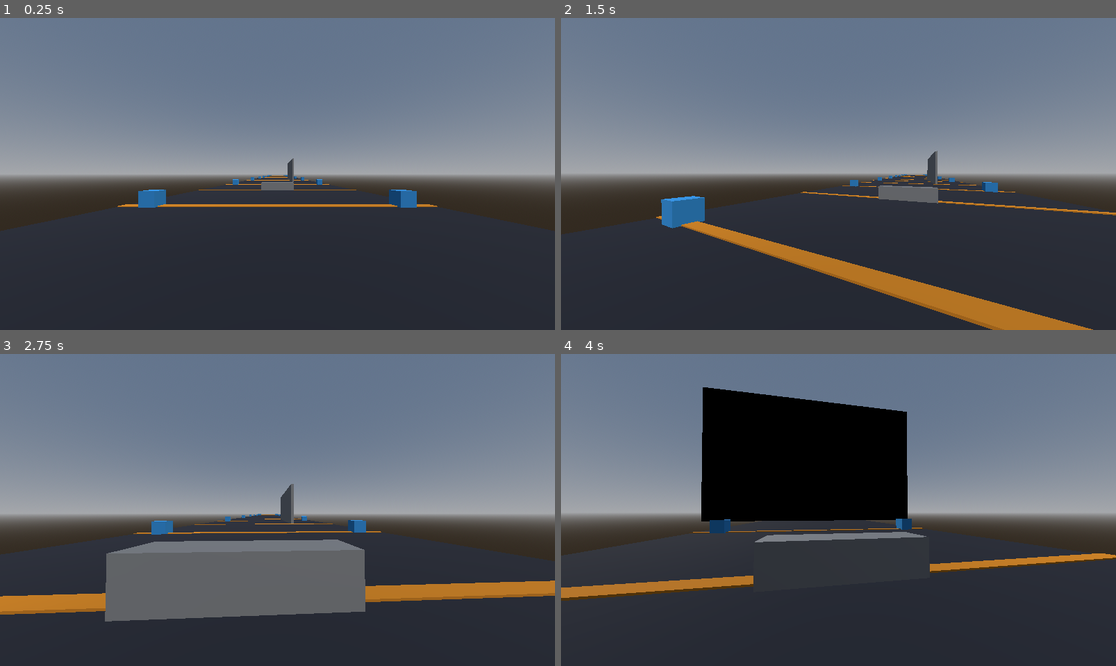
Above: before the commit, frames 1-4 (two rows, left to right).
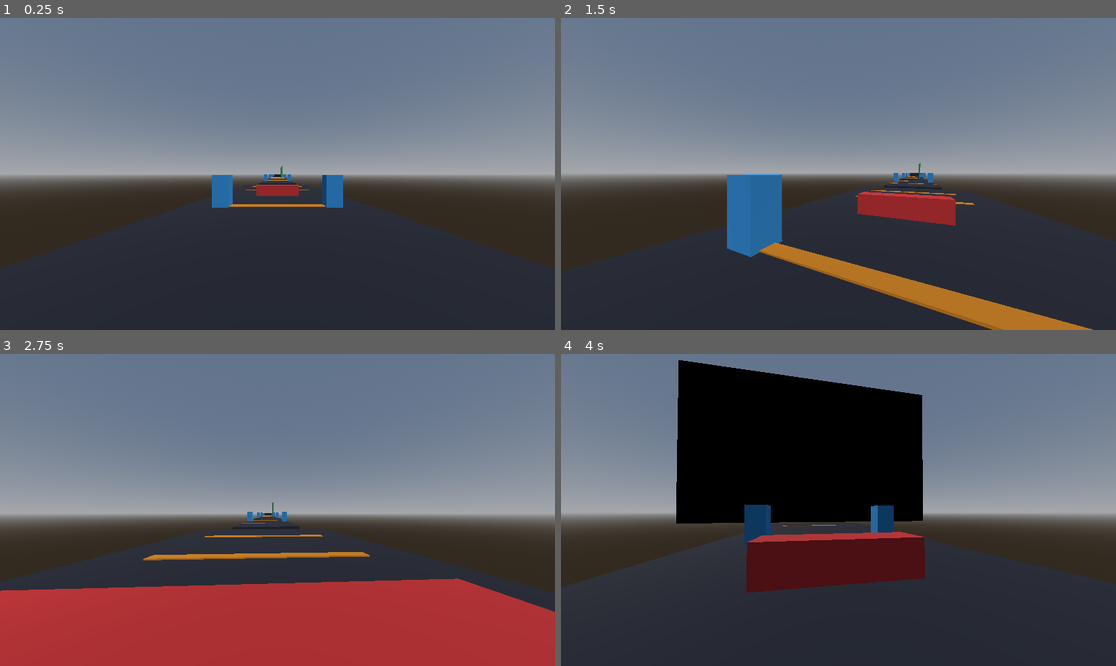
Above: after the commit, the same moments.

Repository: Crawford-Young/what-is-dark
Game: Godot game, scene res://scenes/slice.tscn
Same seed, same stepped clock (60 frames per second), same inputs: the game is played once before the commit and once after it.
Inputs (mouse positions are in pixels of both pictures, inside the frame that each line leads up to):
- Up to frame 1 (0.25 s): no input
- Up to frame 2 (1.5 s): tap Enter at 0.5 s; move the mouse to (866, 174) at 0.52 s; hold Q (glance) 0.53-1.28 s; hold W (move_forward) from 0.53 s (still down); click (866, 174) at 0.67 s; tap Space (jump) at 0.77 s; move the mouse to (810, 174) at 1.27 s; tap Shift at 1.35 s
- Up to frame 3 (2.75 s): keep holding W (move_forward); tap Space (jump) at 1.52 s; move the mouse to (288, 503) at 2.02 s; tap Alt at 2.1 s
- Up to frame 4 (4 s): keep holding W (move_forward); move the mouse to (832, 516) at 2.77 s; tap Ctrl at 2.85 s; click (832, 516) at 2.92 s; tap Space (jump) at 3.02, 3.77 s; move the mouse to (877, 513) at 3.52 s; hold Q (glance) from 3.53 s (still down)

The runs differ from the first frame. In frame 1, 4.4% of the frame differs, in the area x 0-100%, y 44-80%; in frame 2, 7.4%; in frame 3, 35%, in the area x 0-100%, y 41-100%; in frame 4, 17%.

Commit message:
feat: vertical slice course greybox — 200m run of platforms, gaps, walls
Co-Authored-By: Claude Fable 5 <noreply@anthropic.com>

Diff:
--- a/scenes/slice.tscn
+++ b/scenes/slice.tscn
@@ -1,33 +1,24 @@
-[gd_scene load_steps=20 format=3]
+[gd_scene load_steps=36 format=3]
 
 [ext_resource type="PackedScene" path="res://scenes/player.tscn" id="1"]
 [ext_resource type="Script" path="res://scripts/slice.gd" id="2"]
 [ext_resource type="PackedScene" path="res://scenes/void_wall.tscn" id="3"]
 [ext_resource type="Script" path="res://scripts/swallow_director.gd" id="4"]
 
-[sub_resource type="BoxShape3D" id="ground_shape"]
-size = Vector3(20, 1, 220)
-
-[sub_resource type="StandardMaterial3D" id="ground_mat"]
+[sub_resource type="StandardMaterial3D" id="floor_mat"]
 albedo_color = Color(0.15, 0.16, 0.2, 1)
-
-[sub_resource type="BoxMesh" id="ground_mesh"]
-material = SubResource("ground_mat")
-size = Vector3(20, 1, 220)
 
 [sub_resource type="StandardMaterial3D" id="stripe_mat"]
 albedo_color = Color(0.9, 0.55, 0.1, 1)
 
-[sub_resource type="BoxMesh" id="stripe_mesh"]
-material = SubResource("stripe_mat")
-size = Vector3(20, 0.05, 0.5)
-
-[sub_resource type="StandardMaterial3D" id="cube_mat"]
+[sub_resource type="StandardMaterial3D" id="pillar_mat"]
 albedo_color = Color(0.2, 0.6, 0.9, 1)
 
-[sub_resource type="BoxMesh" id="cube_mesh"]
-material = SubResource("cube_mat")
-size = Vector3(1, 1, 1)
+[sub_resource type="StandardMaterial3D" id="vault_mat"]
+albedo_color = Color(0.85, 0.2, 0.2, 1)
+
+[sub_resource type="StandardMaterial3D" id="wall_mat"]
+albedo_color = Color(0.3, 0.75, 0.4, 1)
 
 [sub_resource type="ProceduralSkyMaterial" id="sky_mat"]
 
@@ -38,17 +29,83 @@
 background_mode = 2
 sky = SubResource("sky")
 
-[sub_resource type="BoxShape3D" id="vault_shape"]
+[sub_resource type="BoxShape3D" id="shape_p1"]
+size = Vector3(12, 1, 35)
+
+[sub_resource type="BoxMesh" id="mesh_p1"]
+material = SubResource("floor_mat")
+size = Vector3(12, 1, 35)
+
+[sub_resource type="BoxShape3D" id="shape_p2"]
+size = Vector3(8, 1, 26)
+
+[sub_resource type="BoxMesh" id="mesh_p2"]
+material = SubResource("floor_mat")
+size = Vector3(8, 1, 26)
+
+[sub_resource type="BoxShape3D" id="shape_p3"]
+size = Vector3(8, 1, 20)
+
+[sub_resource type="BoxMesh" id="mesh_p3"]
+material = SubResource("floor_mat")
+size = Vector3(8, 1, 20)
+
+[sub_resource type="BoxShape3D" id="shape_p4"]
+size = Vector3(8, 1, 28)
+
+[sub_resource type="BoxMesh" id="mesh_p4"]
+material = SubResource("floor_mat")
+size = Vector3(8, 1, 28)
+
+[sub_resource type="BoxShape3D" id="shape_p5"]
+size = Vector3(8, 1, 24)
+
+[sub_resource type="BoxMesh" id="mesh_p5"]
+material = SubResource("floor_mat")
+size = Vector3(8, 1, 24)
+
+[sub_resource type="BoxShape3D" id="shape_p6"]
+size = Vector3(8, 1, 22)
+
+[sub_resource type="BoxMesh" id="mesh_p6"]
+material = SubResource("floor_mat")
+size = Vector3(8, 1, 22)
+
+[sub_resource type="BoxShape3D" id="shape_p7"]
+size = Vector3(10, 1, 40)
+
+[sub_resource type="BoxMesh" id="mesh_p7"]
+material = SubResource("floor_mat")
+size = Vector3(10, 1, 40)
+
+[sub_resource type="BoxShape3D" id="shape_s"]
+size = Vector3(6, 1, 8)
+
+[sub_resource type="BoxMesh" id="mesh_s"]
+material = SubResource("floor_mat")
+size = Vector3(6, 1, 8)
+
+[sub_resource type="BoxShape3D" id="shape_v"]
 size = Vector3(4, 1, 1)
 
-[sub_resource type="BoxMesh" id="vault_mesh"]
+[sub_resource type="BoxMesh" id="mesh_v"]
+material = SubResource("vault_mat")
 size = Vector3(4, 1, 1)
 
-[sub_resource type="BoxShape3D" id="wall_shape"]
-size = Vector3(0.4, 6, 20)
-
-[sub_resource type="BoxMesh" id="wall_mesh"]
-size = Vector3(0.4, 6, 20)
+[sub_resource type="BoxShape3D" id="shape_w"]
+size = Vector3(0.4, 6, 16)
+
+[sub_resource type="BoxMesh" id="mesh_w"]
+material = SubResource("wall_mat")
+size = Vector3(0.4, 6, 16)
+
+[sub_resource type="BoxMesh" id="mesh_stripe"]
+material = SubResource("stripe_mat")
+size = Vector3(8, 0.05, 0.5)
+
+[sub_resource type="BoxMesh" id="mesh_pillar"]
+material = SubResource("pillar_mat")
+size = Vector3(1, 2, 1)
 
 [sub_resource type="Curve3D" id="course_curve"]
 _data = {
@@ -68,192 +125,245 @@
 transform = Transform3D(0.7, -0.5, 0.5, 0, 0.7, 0.7, -0.7, -0.5, 0.5, 0, 10, 0)
 light_energy = 0.6
 
-[node name="Ground" type="StaticBody3D" parent="."]
-transform = Transform3D(1, 0, 0, 0, 1, 0, 0, 0, 1, 0, -0.5, -100)
-
-[node name="GroundCol" type="CollisionShape3D" parent="Ground"]
-shape = SubResource("ground_shape")
-
-[node name="GroundMesh" type="MeshInstance3D" parent="Ground"]
-mesh = SubResource("ground_mesh")
+[node name="P1" type="StaticBody3D" parent="."]
+transform = Transform3D(1, 0, 0, 0, 1, 0, 0, 0, 1, 0, -0.5, -12.5)
+
+[node name="Col" type="CollisionShape3D" parent="P1"]
+shape = SubResource("shape_p1")
+
+[node name="Mesh" type="MeshInstance3D" parent="P1"]
+mesh = SubResource("mesh_p1")
+
+[node name="P2" type="StaticBody3D" parent="."]
+transform = Transform3D(1, 0, 0, 0, 1, 0, 0, 0, 1, 0, -0.5, -46)
+
+[node name="Col" type="CollisionShape3D" parent="P2"]
+shape = SubResource("shape_p2")
+
+[node name="Mesh" type="MeshInstance3D" parent="P2"]
+mesh = SubResource("mesh_p2")
+
+[node name="P3" type="StaticBody3D" parent="."]
+transform = Transform3D(1, 0, 0, 0, 1, 0, 0, 0, 1, 0, -0.5, -72)
+
+[node name="Col" type="CollisionShape3D" parent="P3"]
+shape = SubResource("shape_p3")
+
+[node name="Mesh" type="MeshInstance3D" parent="P3"]
+mesh = SubResource("mesh_p3")
+
+[node name="P4" type="StaticBody3D" parent="."]
+transform = Transform3D(1, 0, 0, 0, 1, 0, 0, 0, 1, 0, -0.5, -99)
+
+[node name="Col" type="CollisionShape3D" parent="P4"]
+shape = SubResource("shape_p4")
+
+[node name="Mesh" type="MeshInstance3D" parent="P4"]
+mesh = SubResource("mesh_p4")
+
+[node name="P5" type="StaticBody3D" parent="."]
+transform = Transform3D(1, 0, 0, 0, 1, 0, 0, 0, 1, 0, -0.5, -128)
+
+[node name="Col" type="CollisionShape3D" parent="P5"]
+shape = SubResource("shape_p5")
+
+[node name="Mesh" type="MeshInstance3D" parent="P5"]
+mesh = SubResource("mesh_p5")
+
+[node name="S1" type="StaticBody3D" parent="."]
+transform = Transform3D(1, 0, 0, 0, 1, 0, 0, 0, 1, 0, 0.5, -146)
+
+[node name="Col" type="CollisionShape3D" parent="S1"]
+shape = SubResource("shape_s")
+
+[node name="Mesh" type="MeshInstance3D" parent="S1"]
+mesh = SubResource("mesh_s")
+
+[node name="S2" type="StaticBody3D" parent="."]
+transform = Transform3D(1, 0, 0, 0, 1, 0, 0, 0, 1, 0, 1.5, -152)
+
+[node name="Col" type="CollisionShape3D" parent="S2"]
+shape = SubResource("shape_s")
+
+[node name="Mesh" type="MeshInstance3D" parent="S2"]
+mesh = SubResource("mesh_s")
+
+[node name="P6" type="StaticBody3D" parent="."]
+transform = Transform3D(1, 0, 0, 0, 1, 0, 0, 0, 1, 0, -0.5, -162)
+
+[node name="Col" type="CollisionShape3D" parent="P6"]
+shape = SubResource("shape_p6")
+
+[node name="Mesh" type="MeshInstance3D" parent="P6"]
+mesh = SubResource("mesh_p6")
+
+[node name="P7" type="StaticBody3D" parent="."]
+transform = Transform3D(1, 0, 0, 0, 1, 0, 0, 0, 1, 0, -0.5, -193)
+
+[node name="Col" type="CollisionShape3D" parent="P7"]
+shape = SubResource("shape_p7")
+
+[node name="Mesh" type="MeshInstance3D" parent="P7"]
+mesh = SubResource("mesh_p7")
+
+[node name="VaultBox1" type="StaticBody3D" parent="."]
+transform = Transform3D(1, 0, 0, 0, 1, 0, 0, 0, 1, 0, 0.5, -15)
+
+[node name="Col" type="CollisionShape3D" parent="VaultBox1"]
+shape = SubResource("shape_v")
+
+[node name="Mesh" type="MeshInstance3D" parent="VaultBox1"]
+mesh = SubResource("mesh_v")
+
+[node name="VaultBox2" type="StaticBody3D" parent="."]
+transform = Transform3D(1, 0, 0, 0, 1, 0, 0, 0, 1, 0, 0.5, -180)
+
+[node name="Col" type="CollisionShape3D" parent="VaultBox2"]
+shape = SubResource("shape_v")
+
+[node name="Mesh" type="MeshInstance3D" parent="VaultBox2"]
+mesh = SubResource("mesh_v")
+
+[node name="Wall" type="StaticBody3D" parent="."]
+transform = Transform3D(1, 0, 0, 0, 1, 0, 0, 0, 1, 2.2, 3, -84)
+
+[node name="Col" type="CollisionShape3D" parent="Wall"]
+shape = SubResource("shape_w")
+
+[node name="Mesh" type="MeshInstance3D" parent="Wall"]
+mesh = SubResource("mesh_w")
 
 [node name="Stripes" type="Node3D" parent="."]
+
+[node name="Stripe_000" type="MeshInstance3D" parent="Stripes"]
+transform = Transform3D(1, 0, 0, 0, 1, 0, 0, 0, 1, 0, 0.03, 0)
+mesh = SubResource("mesh_stripe")
 
 [node name="Stripe_010" type="MeshInstance3D" parent="Stripes"]
 transform = Transform3D(1, 0, 0, 0, 1, 0, 0, 0, 1, 0, 0.03, -10)
-mesh = SubResource("stripe_mesh")
+mesh = SubResource("mesh_stripe")
 
 [node name="Stripe_020" type="MeshInstance3D" parent="Stripes"]
 transform = Transform3D(1, 0, 0, 0, 1, 0, 0, 0, 1, 0, 0.03, -20)
-mesh = SubResource("stripe_mesh")
-
-[node name="Stripe_030" type="MeshInstance3D" parent="Stripes"]
-transform = Transform3D(1, 0, 0, 0, 1, 0, 0, 0, 1, 0, 0.03, -30)
-mesh = SubResource("stripe_mesh")
+mesh = SubResource("mesh_stripe")
+
+[node name="Stripe_025" type="MeshInstance3D" parent="Stripes"]
+transform = Transform3D(1, 0, 0, 0, 1, 0, 0, 0, 1, 0, 0.03, -25)
+mesh = SubResource("mesh_stripe")
 
 [node name="Stripe_040" type="MeshInstance3D" parent="Stripes"]
 transform = Transform3D(1, 0, 0, 0, 1, 0, 0, 0, 1, 0, 0.03, -40)
-mesh = SubResource("stripe_mesh")
+mesh = SubResource("mesh_stripe")
 
 [node name="Stripe_050" type="MeshInstance3D" parent="Stripes"]
 transform = Transform3D(1, 0, 0, 0, 1, 0, 0, 0, 1, 0, 0.03, -50)
-mesh = SubResource("stripe_mesh")
-
-[node name="Stripe_060" type="MeshInstance3D" parent="Stripes"]
-transform = Transform3D(1, 0, 0, 0, 1, 0, 0, 0, 1, 0, 0.03, -60)
-mesh = SubResource("stripe_mesh")
+mesh = SubResource("mesh_stripe")
 
 [node name="Stripe_070" type="MeshInstance3D" parent="Stripes"]
 transform = Transform3D(1, 0, 0, 0, 1, 0, 0, 0, 1, 0, 0.03, -70)
-mesh = SubResource("stripe_mesh")
+mesh = SubResource("mesh_stripe")
+
+[node name="Stripe_075" type="MeshInstance3D" parent="Stripes"]
+transform = Transform3D(1, 0, 0, 0, 1, 0, 0, 0, 1, 0, 0.03, -75)
+mesh = SubResource("mesh_stripe")
 
 [node name="Stripe_080" type="MeshInstance3D" parent="Stripes"]
 transform = Transform3D(1, 0, 0, 0, 1, 0, 0, 0, 1, 0, 0.03, -80)
-mesh = SubResource("stripe_mesh")
+mesh = SubResource("mesh_stripe")
 
 [node name="Stripe_090" type="MeshInstance3D" parent="Stripes"]
 transform = Transform3D(1, 0, 0, 0, 1, 0, 0, 0, 1, 0, 0.03, -90)
-mesh = SubResource("stripe_mesh")
+mesh = SubResource("mesh_stripe")
 
 [node name="Stripe_100" type="MeshInstance3D" parent="Stripes"]
 transform = Transform3D(1, 0, 0, 0, 1, 0, 0, 0, 1, 0, 0.03, -100)
-mesh = SubResource("stripe_mesh")
+mesh = SubResource("mesh_stripe")
 
 [node name="Stripe_110" type="MeshInstance3D" parent="Stripes"]
 transform = Transform3D(1, 0, 0, 0, 1, 0, 0, 0, 1, 0, 0.03, -110)
-mesh = SubResource("stripe_mesh")
+mesh = SubResource("mesh_stripe")
 
 [node name="Stripe_120" type="MeshInstance3D" parent="Stripes"]
 transform = Transform3D(1, 0, 0, 0, 1, 0, 0, 0, 1, 0, 0.03, -120)
-mesh = SubResource("stripe_mesh")
+mesh = SubResource("mesh_stripe")
 
 [node name="Stripe_130" type="MeshInstance3D" parent="Stripes"]
 transform = Transform3D(1, 0, 0, 0, 1, 0, 0, 0, 1, 0, 0.03, -130)
-mesh = SubResource("stripe_mesh")
-
-[node name="Stripe_140" type="MeshInstance3D" parent="Stripes"]
-transform = Transform3D(1, 0, 0, 0, 1, 0, 0, 0, 1, 0, 0.03, -140)
-mesh = SubResource("stripe_mesh")
-
-[node name="Stripe_150" type="MeshInstance3D" parent="Stripes"]
-transform = Transform3D(1, 0, 0, 0, 1, 0, 0, 0, 1, 0, 0.03, -150)
-mesh = SubResource("stripe_mesh")
+mesh = SubResource("mesh_stripe")
 
 [node name="Stripe_160" type="MeshInstance3D" parent="Stripes"]
 transform = Transform3D(1, 0, 0, 0, 1, 0, 0, 0, 1, 0, 0.03, -160)
-mesh = SubResource("stripe_mesh")
+mesh = SubResource("mesh_stripe")
 
 [node name="Stripe_170" type="MeshInstance3D" parent="Stripes"]
 transform = Transform3D(1, 0, 0, 0, 1, 0, 0, 0, 1, 0, 0.03, -170)
-mesh = SubResource("stripe_mesh")
+mesh = SubResource("mesh_stripe")
 
 [node name="Stripe_180" type="MeshInstance3D" parent="Stripes"]
 transform = Transform3D(1, 0, 0, 0, 1, 0, 0, 0, 1, 0, 0.03, -180)
-mesh = SubResource("stripe_mesh")
+mesh = SubResource("mesh_stripe")
 
 [node name="Stripe_190" type="MeshInstance3D" parent="Stripes"]
 transform = Transform3D(1, 0, 0, 0, 1, 0, 0, 0, 1, 0, 0.03, -190)
-mesh = SubResource("stripe_mesh")
-
-[node name="SideCubes" type="Node3D" parent="."]
-
-[node name="Cube_L_010" type="MeshInstance3D" parent="SideCubes"]
-transform = Transform3D(1, 0, 0, 0, 1, 0, 0, 0, 1, -8, 0.5, -10)
-mesh = SubResource("cube_mesh")
-
-[node name="Cube_R_010" type="MeshInstance3D" parent="SideCubes"]
-transform = Transform3D(1, 0, 0, 0, 1, 0, 0, 0, 1, 8, 0.5, -10)
-mesh = SubResource("cube_mesh")
-
-[node name="Cube_L_030" type="MeshInstance3D" parent="SideCubes"]
-transform = Transform3D(1, 0, 0, 0, 1, 0, 0, 0, 1, -8, 0.5, -30)
-mesh = SubResource("cube_mesh")
-
-[node name="Cube_R_030" type="MeshInstance3D" parent="SideCubes"]
-transform = Transform3D(1, 0, 0, 0, 1, 0, 0, 0, 1, 8, 0.5, -30)
-mesh = SubResource("cube_mesh")
-
-[node name="Cube_L_050" type="MeshInstance3D" parent="SideCubes"]
-transform = Transform3D(1, 0, 0, 0, 1, 0, 0, 0, 1, -8, 0.5, -50)
-mesh = SubResource("cube_mesh")
-
-[node name="Cube_R_050" type="MeshInstance3D" parent="SideCubes"]
-transform = Transform3D(1, 0, 0, 0, 1, 0, 0, 0, 1, 8, 0.5, -50)
-mesh = SubResource("cube_mesh")
-
-[node name="Cube_L_070" type="MeshInstance3D" parent="SideCubes"]
-transform = Transform3D(1, 0, 0, 0, 1, 0, 0, 0, 1, -8, 0.5, -70)
-mesh = SubResource("cube_mesh")
-
-[node name="Cube_R_070" type="MeshInstance3D" parent="SideCubes"]
-transform = Transform3D(1, 0, 0, 0, 1, 0, 0, 0, 1, 8, 0.5, -70)
-mesh = SubResource("cube_mesh")
-
-[node name="Cube_L_090" type="MeshInstance3D" parent="SideCubes"]
-transform = Transform3D(1, 0, 0, 0, 1, 0, 0, 0, 1, -8, 0.5, -90)
-mesh = SubResource("cube_mesh")
-
-[node name="Cube_R_090" type="MeshInstance3D" parent="SideCubes"]
-transform = Transform3D(1, 0, 0, 0, 1, 0, 0, 0, 1, 8, 0.5, -90)
-mesh = SubResource("cube_mesh")
-
-[node name="Cube_L_110" type="MeshInstance3D" parent="SideCubes"]
-transform = Transform3D(1, 0, 0, 0, 1, 0, 0, 0, 1, -8, 0.5, -110)
-mesh = SubResource("cube_mesh")
-
-[node name="Cube_R_110" type="MeshInstance3D" parent="SideCubes"]
-transform = Transform3D(1, 0, 0, 0, 1, 0, 0, 0, 1, 8, 0.5, -110)
-mesh = SubResource("cube_mesh")
-
-[node name="Cube_L_130" type="MeshInstance3D" parent="SideCubes"]
-transform = Transform3D(1, 0, 0, 0, 1, 0, 0, 0, 1, -8, 0.5, -130)
-mesh = SubResource("cube_mesh")
-
-[node name="Cube_R_130" type="MeshInstance3D" parent="SideCubes"]
-transform = Transform3D(1, 0, 0, 0, 1, 0, 0, 0, 1, 8, 0.5, -130)
-mesh = SubResource("cube_mesh")
-
-[node name="Cube_L_150" type="MeshInstance3D" parent="SideCubes"]
-transform = Transform3D(1, 0, 0, 0, 1, 0, 0, 0, 1, -8, 0.5, -150)
-mesh = SubResource("cube_mesh")
-
-[node name="Cube_R_150" type="MeshInstance3D" parent="SideCubes"]
-transform = Transform3D(1, 0, 0, 0, 1, 0, 0, 0, 1, 8, 0.5, -150)
-mesh = SubResource("cube_mesh")
-
-[node name="Cube_L_170" type="MeshInstance3D" parent="SideCubes"]
-transform = Transform3D(1, 0, 0, 0, 1, 0, 0, 0, 1, -8, 0.5, -170)
-mesh = SubResource("cube_mesh")
-
-[node name="Cube_R_170" type="MeshInstance3D" parent="SideCubes"]
-transform = Transform3D(1, 0, 0, 0, 1, 0, 0, 0, 1, 8, 0.5, -170)
-mesh = SubResource("cube_mesh")
-
-[node name="Cube_L_190" type="MeshInstance3D" parent="SideCubes"]
-transform = Transform3D(1, 0, 0, 0, 1, 0, 0, 0, 1, -8, 0.5, -190)
-mesh = SubResource("cube_mesh")
-
-[node name="Cube_R_190" type="MeshInstance3D" parent="SideCubes"]
-transform = Transform3D(1, 0, 0, 0, 1, 0, 0, 0, 1, 8, 0.5, -190)
-mesh = SubResource("cube_mesh")
-
-[node name="VaultBox" type="StaticBody3D" parent="."]
-transform = Transform3D(1, 0, 0, 0, 1, 0, 0, 0, 1, 0, 0.5, -20)
-
-[node name="VaultCol" type="CollisionShape3D" parent="VaultBox"]
-shape = SubResource("vault_shape")
-
-[node name="VaultMesh" type="MeshInstance3D" parent="VaultBox"]
-mesh = SubResource("vault_mesh")
-
-[node name="Wall" type="StaticBody3D" parent="."]
-transform = Transform3D(1, 0, 0, 0, 1, 0, 0, 0, 1, 4, 3, -50)
-
-[node name="WallCol" type="CollisionShape3D" parent="Wall"]
-shape = SubResource("wall_shape")
-
-[node name="WallMesh" type="MeshInstance3D" parent="Wall"]
-mesh = SubResource("wall_mesh")
+mesh = SubResource("mesh_stripe")
+
+[node name="SidePillars" type="Node3D" parent="."]
+
+[node name="Pillar_L_010" type="MeshInstance3D" parent="SidePillars"]
+transform = Transform3D(1, 0, 0, 0, 1, 0, 0, 0, 1, -3.5, 1, -10)
+mesh = SubResource("mesh_pillar")
+
+[node name="Pillar_R_010" type="MeshInstance3D" parent="SidePillars"]
+transform = Transform3D(1, 0, 0, 0, 1, 0, 0, 0, 1, 3.5, 1, -10)
+mesh = SubResource("mesh_pillar")
+
+[node name="Pillar_L_046" type="MeshInstance3D" parent="SidePillars"]
+transform = Transform3D(1, 0, 0, 0, 1, 0, 0, 0, 1, -3.5, 1, -46)
+mesh = SubResource("mesh_pillar")
+
+[node name="Pillar_R_046" type="MeshInstance3D" parent="SidePillars"]
+transform = Transform3D(1, 0, 0, 0, 1, 0, 0, 0, 1, 3.5, 1, -46)
+mesh = SubResource("mesh_pillar")
+
+[node name="Pillar_L_072" type="MeshInstance3D" parent="SidePillars"]
+transform = Transform3D(1, 0, 0, 0, 1, 0, 0, 0, 1, -3.5, 1, -72)
+mesh = SubResource("mesh_pillar")
+
+[node name="Pillar_R_072" type="MeshInstance3D" parent="SidePillars"]
+transform = Transform3D(1, 0, 0, 0, 1, 0, 0, 0, 1, 3.5, 1, -72)
+mesh = SubResource("mesh_pillar")
+
+[node name="Pillar_L_099" type="MeshInstance3D" parent="SidePillars"]
+transform = Transform3D(1, 0, 0, 0, 1, 0, 0, 0, 1, -3.5, 1, -99)
+mesh = SubResource("mesh_pillar")
+
+[node name="Pillar_R_099" type="MeshInstance3D" parent="SidePillars"]
+transform = Transform3D(1, 0, 0, 0, 1, 0, 0, 0, 1, 3.5, 1, -99)
+mesh = SubResource("mesh_pillar")
+
+[node name="Pillar_L_128" type="MeshInstance3D" parent="SidePillars"]
+transform = Transform3D(1, 0, 0, 0, 1, 0, 0, 0, 1, -3.5, 1, -128)
+mesh = SubResource("mesh_pillar")
+
+[node name="Pillar_R_128" type="MeshInstance3D" parent="SidePillars"]
+transform = Transform3D(1, 0, 0, 0, 1, 0, 0, 0, 1, 3.5, 1, -128)
+mesh = SubResource("mesh_pillar")
+
+[node name="Pillar_L_162" type="MeshInstance3D" parent="SidePillars"]
+transform = Transform3D(1, 0, 0, 0, 1, 0, 0, 0, 1, -3.5, 1, -162)
+mesh = SubResource("mesh_pillar")
+
+[node name="Pillar_R_162" type="MeshInstance3D" parent="SidePillars"]
+transform = Transform3D(1, 0, 0, 0, 1, 0, 0, 0, 1, 3.5, 1, -162)
+mesh = SubResource("mesh_pillar")
+
+[node name="Pillar_L_190" type="MeshInstance3D" parent="SidePillars"]
+transform = Transform3D(1, 0, 0, 0, 1, 0, 0, 0, 1, -3.5, 1, -190)
+mesh = SubResource("mesh_pillar")
+
+[node name="Pillar_R_190" type="MeshInstance3D" parent="SidePillars"]
+transform = Transform3D(1, 0, 0, 0, 1, 0, 0, 0, 1, 3.5, 1, -190)
+mesh = SubResource("mesh_pillar")
 
 [node name="Player" parent="." instance=ExtResource("1")]
 transform = Transform3D(1, 0, 0, 0, 1, 0, 0, 0, 1, 0, 1, 0)
